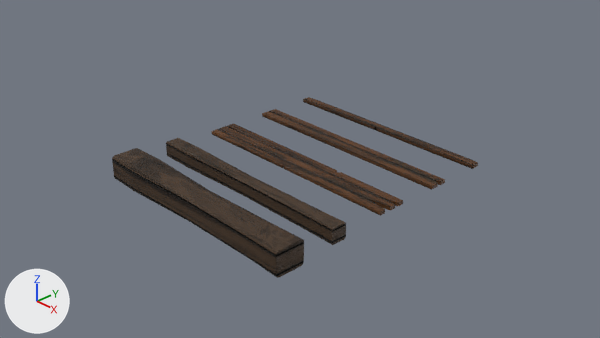
Two versions of the Blender file assets/building_materials/planks.blend, one commit apart.
One viewpoint serves both versions: the file's camera 'Camera'. Lighting does not change. The marker at lower left points along +X, +Y and +Z.

The first picture shows 'Beam', 'Beam_Large', 'Plank', 'Plank_2', 'Plank_3'.
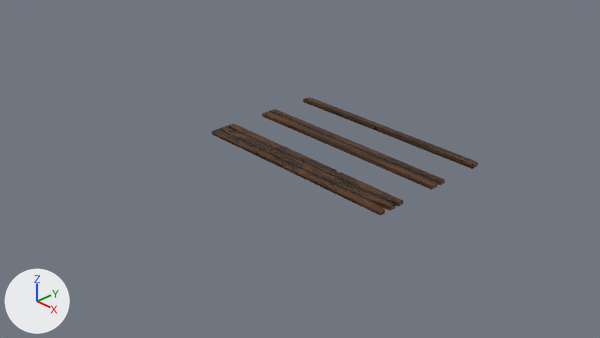
The change, as a list of edits to the scene's bpy script:
```text
Remove ob_beam:
    ob_beam = bpy.data.objects.new('Beam', me_cube)
    ob_beam.location = (-0.018, -0.91, 0.0)
Remove ob_beam_large:
    ob_beam_large = bpy.data.objects.new('Beam_Large', me_cube_002)
    ob_beam_large.location = (-0.018, -1.68, 0.0)
```

Where the change shows, as pixel boxes [x1, y1, x2, y2] in the pictures (600 x 338 px):
'Beam_Large', deleted
    before: [112, 148, 304, 278]
'Beam', deleted
    before: [166, 138, 346, 245]
